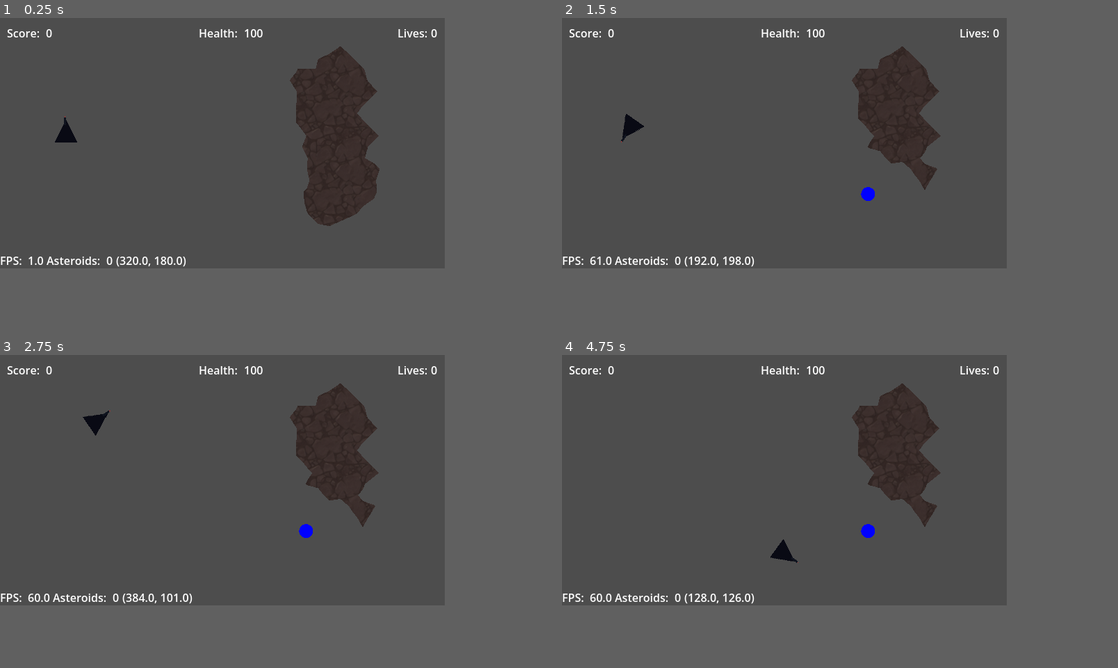
Above: before the commit, frames 1-4 (two rows, left to right).
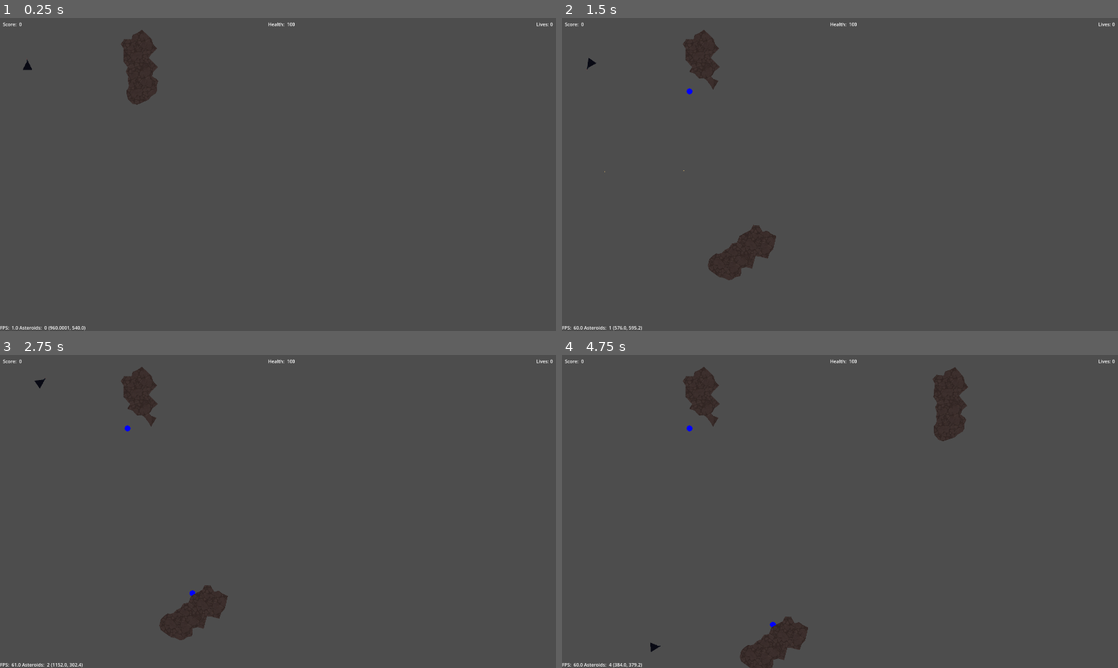
Above: after the commit, the same moments.

Repository: lynch16/Asteroids2D
Game: Godot game, scene res://main.tscn
Two runs of this game, one before a commit and one after it. Both use one fixed random seed, a clock stepped at 60 frames per second and the inputs below.
Inputs (mouse positions are in pixels of both pictures, inside the frame that each line leads up to):
- Up to frame 1 (0.25 s): no input
- Up to frame 2 (1.5 s): tap Enter at 0.5 s; move the mouse to (884, 130) at 0.52 s; hold D (yaw_right) 0.53-1.28 s; hold Space (fire_weapon) 0.53-1.28 s; move the mouse to (695, 155) at 1.27 s; hold S (brake) from 1.28 s (still down); click (695, 155) at 1.35 s
- Up to frame 3 (2.75 s): move the mouse to (266, 423) at 2.02 s; release S (brake) at 2.03 s; hold D (yaw_right) from 2.03 s (still down); hold Space (fire_weapon) from 2.03 s (still down)
- Up to frame 4 (4.75 s): move the mouse to (762, 530) at 2.77 s; release D (yaw_right) at 2.78 s; release Space (fire_weapon) at 2.78 s; hold W (thrust) 2.78-3.53 s; click (762, 530) at 2.85 s; move the mouse to (917, 517) at 3.52 s; hold Space (fire_weapon) 3.53-4.28 s; hold A (yaw_left) from 3.53 s (still down); move the mouse to (650, 442) at 4.27 s; click (650, 442) at 4.35 s
The window is 640x360 before the commit and 800x450 after it. Grey fills any space a smaller window leaves; there, only what the larger window draws over its background counts as a difference.

The runs differ from the first frame. In frame 1, 8.4% of the frame differs, in the area x 0-100%, y 1-100%; in frame 2, 6.9%; in frame 3, 7.0%; in frame 4, 8.1%.

Commit message:
Fix screen wrapping, add collision angle to damage shapes

Diff:
--- a/Models/Asteroid/AsteroidMesh/asteroid_mesh.gd
+++ b/Models/Asteroid/AsteroidMesh/asteroid_mesh.gd
@@ -100,17 +100,19 @@
 # Corner sample values are reapplied by applying each damage_shape
 # to intersecting corners with the shapes centered around the collision_point
 func apply_damage_shape_to_corner_samples(
-	raw_collider: Vector2,
+	raw_collidion_point: Vector2,
+	collision_angle: float,
 	damage_shapes: Array[DamageShape],
 	collider_index: int,
 ) -> void:
 	var corner_sampling := asteroid_collisions[collider_index].corner_sampling;
 	var collider_position_offset := asteroid_collisions[collider_index].position_offset;
-	var normalized_collision_point := _apply_position_offset(collider_position_offset, raw_collider);
+	var normalized_collision_point := _apply_position_offset(collider_position_offset, raw_collidion_point);
 	for key: Vector2 in corner_sampling:
 		for damage_shape in damage_shapes:
 			var new_corner_sample := damage_shape.apply_vector(
 				normalized_collision_point,
+				collision_angle,
 				key,
 				corner_sampling[key]
 			);
--- a/Models/Asteroid/AsteroidMesh/circle_damage_shape.gd
+++ b/Models/Asteroid/AsteroidMesh/circle_damage_shape.gd
@@ -14,6 +14,7 @@
 
 func apply_vector(
 	collision_point: Vector2,
+	_collision_angle: float,
 	ms_corner: Vector2,
 	corner_value: float,
 ) -> float:
--- a/Models/Asteroid/AsteroidMesh/damage_shape.gd
+++ b/Models/Asteroid/AsteroidMesh/damage_shape.gd
@@ -14,6 +14,7 @@
 ## Applies the shape impact on the given MarchingSquares corner vector
 func apply_vector(
 	_collision_point: Vector2,
+	_collision_angle: float,
 	_ms_corner: Vector2,
 	corner_value: float,
 ) -> float:
--- a/Models/Asteroid/asteroid.gd
+++ b/Models/Asteroid/asteroid.gd
@@ -51,25 +51,9 @@
 		);
 		linear_velocity =  velocity.rotated(rotation - PI/2);
 
-#func get_mesh_instances() -> Array[MeshInstance2D]:
-	#return asteroid_mesh.mesh_instances;
-
 func get_colliders() -> Array[CollisionShape2D]:
 	return asteroid_mesh.collision_shapes;
 
-#func _calculate_offset_from_global_position(collider_shapes: Array[ConvexPolygonShape2D]) -> Vector2:
-	#var cX := 0.0;
-	#var cY := 0.0;
-	#
-	#for shape in collider_shapes:
-		#var center := shape.get_rect().get_center();
-		#cX += center.x;
-		#cY += center.y;
-		#
-	#cX = cX / collider_shapes.size();
-	#cY = cY / collider_shapes.size();
-	#
-	#return global_position - to_global(Vector2(cX, cY));
 
 func _disable_colliders() -> void:
 	for collision in get_colliders():
@@ -79,8 +63,7 @@
 	for collision in get_colliders():
 		collision.set_deferred("disabled", false);
 
-func _physics_process(_delta: float) -> void:
-	# TODO: This should be part of _integrate_forces
+func _integrate_forces(state: PhysicsDirectBodyState2D) -> void:
 	# Clamp velocity to reasonable playable value
 	linear_velocity = linear_velocity.normalized() * min(linear_velocity.length(), max_velocity);
 
@@ -97,7 +80,6 @@
 	var release_indicies: Array[int] = [];
 
 	for i: int in colliders.size():
-		print("I: ", i, " ", colliders.size())
 		var collider := colliders[i];
 		if (!is_instance_valid(collider)):
 			continue;
@@ -116,8 +98,11 @@
 			if (!asteroid_mesh.asteroid_collisions.get(i)):
 				continue;
 
+			var impact_angle := last_projectile_position.angle_to(impact_point)
+
 			asteroid_mesh.apply_damage_shape_to_corner_samples(
 				to_local(impact_point),
+				impact_angle,
 				damage_shapes,
 				i,
 			);
--- a/Models/utilities/BoundaryManager/boundary_manager.gd
+++ b/Models/utilities/BoundaryManager/boundary_manager.gd
@@ -3,44 +3,6 @@
 @export var node: Node2D
 
 func _physics_process(_delta: float) -> void:
-	_keep_in_viewport();
-
-func _keep_in_viewport() -> void:
-	var viewport_size := get_viewport_rect().size;
-	var new_position := node.position;
-	var requires_clone := false;
-
-	if (node.position.x < 0):
-		new_position.x = clamp(viewport_size.x + node.position.x, 0, viewport_size.x) # adding position.x to calcuate an appropriate offset from boundary
-		requires_clone = true;
-
-	if (node.position.x > viewport_size.x):
-		new_position.x = clamp(viewport_size.x - node.position.x, 0, viewport_size.x);
-		requires_clone = true;
-
-	if (node.position.y > viewport_size.y):
-		new_position.y = clamp(node.position.y - viewport_size.y, 0, viewport_size.y);
-		requires_clone = true;
-
-	if (node.position.y < 0):
-		new_position.y = clamp(viewport_size.y + node.position.y, 0, viewport_size.y) # adding position.y to calcuate an appropriate offset from boundary
-		requires_clone = true;
-
-	# Use more complex cloning process instead of repositioning in order to support both static and physics based bodies
-	if (requires_clone):
-		var clone: Node2D = node.duplicate();
-		node.get_parent().add_child(clone);
-		clone.transform = node.transform;
-		clone.rotation = node.rotation;
-		clone.position = new_position;
-
-		if (clone is CharacterBody2D):
-			var char_clone := clone as CharacterBody2D;
-			char_clone.velocity = (node as CharacterBody2D).velocity;
-		elif (clone is RigidBody2D):
-			var rigid_clone := clone as RigidBody2D;
-			rigid_clone.linear_velocity = (node as RigidBody2D).linear_velocity;
-			if (is_zero_approx(rigid_clone.linear_velocity.length() as float)):
-				# Kill clones that have stalled out
-				rigid_clone.queue_free();
-		node.queue_free();
+	var screen_size := get_viewport_rect().size;
+	node.position.x = wrapf(node.position.x, 0, screen_size.x)
+	node.position.y = wrapf(node.position.y, 0, screen_size.y)
--- a/main.tscn
+++ b/main.tscn
@@ -24,7 +24,6 @@
 position = Vector2(95, 163)
 
 [node name="RockThrower" parent="NavigableArea" unique_id=1513123556 instance=ExtResource("3_h2yge")]
-process_mode = 4
 
 [node name="Enemy" parent="NavigableArea" unique_id=1345935966 instance=ExtResource("6_7mycd")]
 process_mode = 4
--- a/project.godot
+++ b/project.godot
@@ -32,8 +32,8 @@
 
 [display]
 
-window/size/viewport_width=640
-window/size/viewport_height=360
+window/size/viewport_width=1920
+window/size/viewport_height=1080
 window/stretch/mode="viewport"
 window/stretch/aspect="expand"
 
